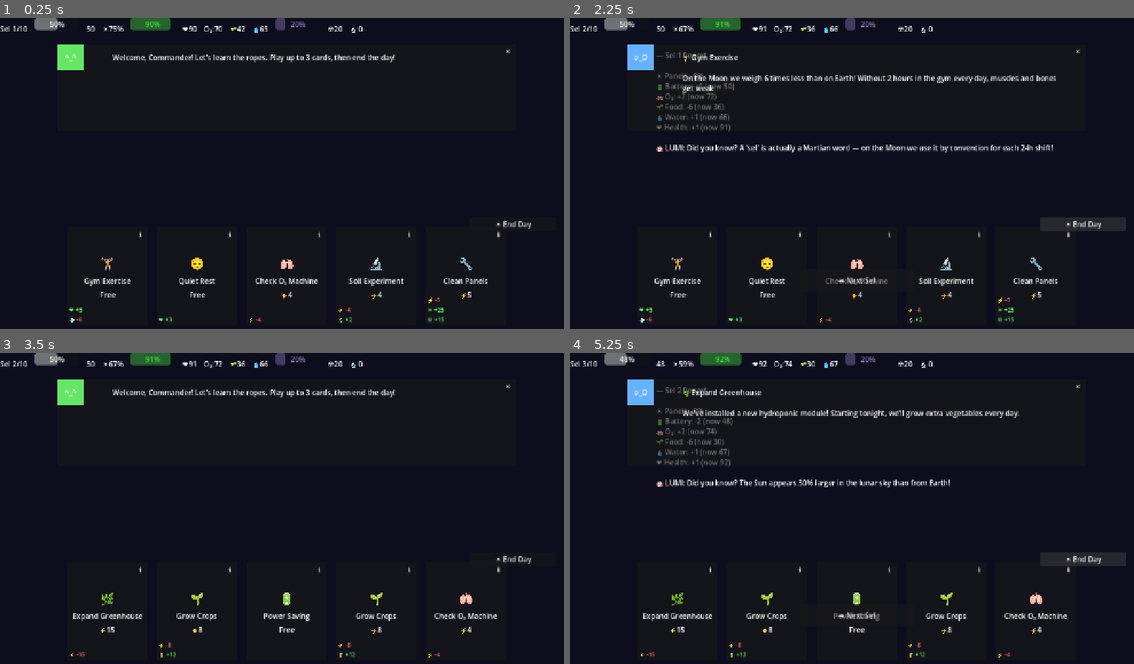
Above: before the commit, frames 1-4 (two rows, left to right).
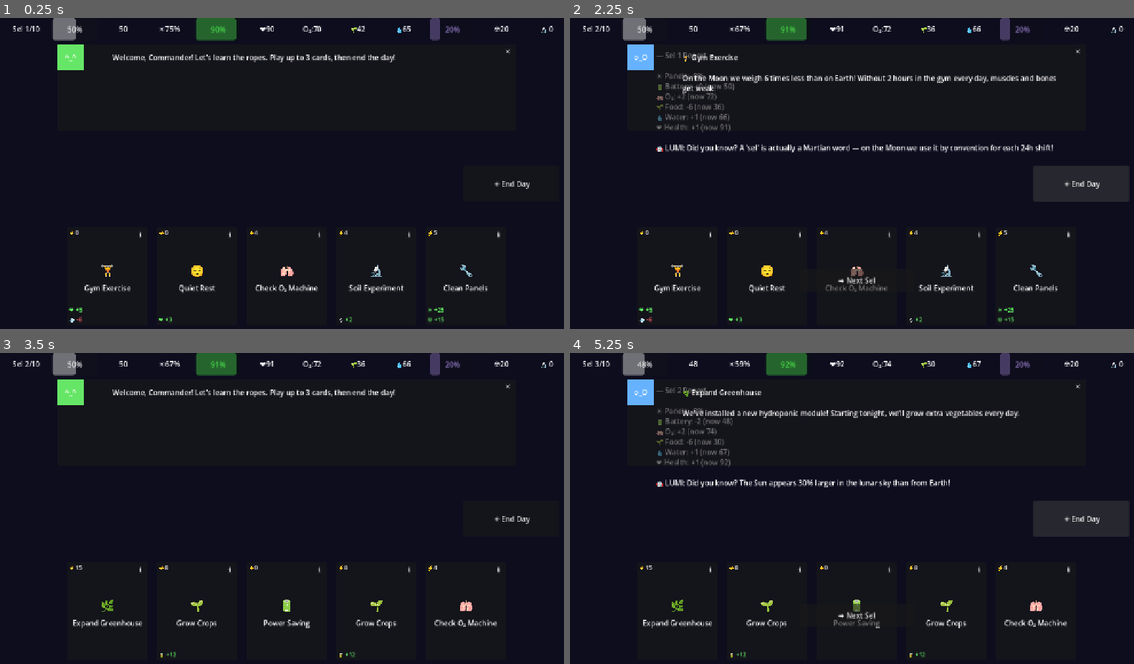
Above: after the commit, the same moments.

Repository: SadAlexa/2026-NASA-Challenge-Junior-Astronaut-Mission-Trainer
Game: Godot game, scene res://main.tscn
Same seed, same stepped clock (60 frames per second), same inputs: the game is played once before the commit and once after it.
Inputs:
- Up to frame 1 (0.25 s): no input
- Up to frame 2 (2.25 s): click "✕" at 0.5 s; click "ℹ️" at 1.25 s; click "☀️ End Day" at 2 s
- Up to frame 3 (3.5 s): click "➡️ Next Sel" at 2.75 s
- Up to frame 4 (5.25 s): click "✕" at 3.5 s; click "ℹ️" at 4.25 s; click "☀️ End Day" at 5 s

The runs differ from the first frame. In frame 1, 3.9% of the frame differs, in the area x 0-99%, y 0-98%; in frame 2, 6.1%; in frame 3, 4.0%; in frame 4, 6.2%.

Commit message:
fix: improve UI layout

Diff:
--- a/game/game/game.tscn
+++ b/game/game/game.tscn
@@ -1,18 +1,20 @@
-[gd_scene format=3]
-
-[ext_resource type="Script" path="res://game/game.gd" id="1_u5opy"]
-[ext_resource type="Script" path="res://game/card_system.gd" id="2_y36n6"]
-[ext_resource type="Script" path="res://game/event_system.gd" id="3_l8g03"]
-[ext_resource type="Script" path="res://game/night_phase.gd" id="4_j8tme"]
-[ext_resource type="Script" path="res://ui/hud.gd" id="5_3vho3"]
-[ext_resource type="Script" path="res://ui/lumi_box.gd" id="6_qf6n1"]
-[ext_resource type="Script" path="res://game/end_screen.gd" id="7_vsp63"]
+[gd_scene format=3 uid="uid://vbm7vx1hx5fv"]
+
+[ext_resource type="Script" uid="uid://x5pi7ximldkk" path="res://game/game.gd" id="1_u5opy"]
+[ext_resource type="Script" uid="uid://bs55hdbulec48" path="res://game/card_system.gd" id="2_y36n6"]
+[ext_resource type="Script" uid="uid://igxkamb4u23g" path="res://game/event_system.gd" id="3_l8g03"]
+[ext_resource type="Script" uid="uid://n0k1evjegxm1" path="res://game/night_phase.gd" id="4_j8tme"]
+[ext_resource type="Script" uid="uid://s4fqmb7dutnn" path="res://ui/hud.gd" id="5_3vho3"]
+[ext_resource type="Script" uid="uid://bd86ur3worq87" path="res://ui/lumi_box.gd" id="6_qf6n1"]
+[ext_resource type="Script" uid="uid://c8wu1a0hrjx4a" path="res://game/end_screen.gd" id="7_vsp63"]
 
 [node name="root" type="Control" unique_id=1262097159]
 layout_mode = 3
-anchors_preset = 0
-anchor_right = 1.0
-anchor_bottom = 1.0
+anchors_preset = 15
+anchor_right = 1.0
+anchor_bottom = 1.0
+grow_horizontal = 2
+grow_vertical = 2
 script = ExtResource("1_u5opy")
 
 [node name="Background" type="ColorRect" parent="." unique_id=945865754]
@@ -37,55 +39,106 @@
 anchors_preset = 10
 anchor_right = 1.0
 offset_bottom = 50.0
+size_flags_horizontal = 3
+size_flags_vertical = 3
 theme_override_constants/separation = 16
+alignment = 1
+
+[node name="PaddingRight" type="Panel" parent="HUD/TopBar" unique_id=343326239]
+layout_mode = 2
 
 [node name="SolCounter" type="Label" parent="HUD/TopBar" unique_id=256672365]
 layout_mode = 2
+size_flags_horizontal = 3
+size_flags_vertical = 1
 text = "Sel 1/30"
+horizontal_alignment = 1
+vertical_alignment = 1
 
 [node name="EnergyBar" type="ProgressBar" parent="HUD/TopBar" unique_id=1541084470]
 custom_minimum_size = Vector2(100, 20)
 layout_mode = 2
+size_flags_horizontal = 3
+size_flags_vertical = 1
 
 [node name="EnergyLabel" type="Label" parent="HUD/TopBar" unique_id=92411350]
 layout_mode = 2
+size_flags_horizontal = 3
+size_flags_vertical = 1
 text = "80"
+horizontal_alignment = 1
+vertical_alignment = 1
 
 [node name="PanelsLabel" type="Label" parent="HUD/TopBar" unique_id=598703685]
 layout_mode = 2
+size_flags_horizontal = 3
+size_flags_vertical = 1
 text = "☀️50%"
+horizontal_alignment = 1
+vertical_alignment = 1
 
 [node name="LifeBar" type="ProgressBar" parent="HUD/TopBar" unique_id=1615362076]
 custom_minimum_size = Vector2(100, 20)
 layout_mode = 2
+size_flags_horizontal = 3
+size_flags_vertical = 1
 
 [node name="HealthLabel" type="Label" parent="HUD/TopBar" unique_id=236206649]
 layout_mode = 2
+size_flags_horizontal = 3
+size_flags_vertical = 1
 text = "❤️100"
+horizontal_alignment = 1
+vertical_alignment = 1
 
 [node name="O2Mini" type="Label" parent="HUD/TopBar" unique_id=1342064243]
 layout_mode = 2
+size_flags_horizontal = 3
+size_flags_vertical = 1
 text = "O₂:80"
+horizontal_alignment = 1
+vertical_alignment = 1
 
 [node name="FoodMini" type="Label" parent="HUD/TopBar" unique_id=998817871]
 layout_mode = 2
+size_flags_horizontal = 3
+size_flags_vertical = 1
 text = "🌱60"
+horizontal_alignment = 1
+vertical_alignment = 1
 
 [node name="WaterMini" type="Label" parent="HUD/TopBar" unique_id=975274257]
 layout_mode = 2
+size_flags_horizontal = 3
+size_flags_vertical = 1
 text = "💧70"
+horizontal_alignment = 1
+vertical_alignment = 1
 
 [node name="RaysBar" type="ProgressBar" parent="HUD/TopBar" unique_id=1053285043]
 custom_minimum_size = Vector2(100, 20)
 layout_mode = 2
+size_flags_horizontal = 3
+size_flags_vertical = 1
 
 [node name="RaysLabel" type="Label" parent="HUD/TopBar" unique_id=176390473]
 layout_mode = 2
+size_flags_horizontal = 3
+size_flags_vertical = 1
 text = "☢️0"
+horizontal_alignment = 1
+vertical_alignment = 1
 
 [node name="ScienceBadge" type="Label" parent="HUD/TopBar" unique_id=613607317]
 layout_mode = 2
+size_flags_horizontal = 3
+size_flags_vertical = 1
 text = "🔬 0"
+horizontal_alignment = 1
+vertical_alignment = 1
+
+[node name="PaddingLeft" type="Panel" parent="HUD/TopBar" unique_id=240899189]
+layout_mode = 2
 
 [node name="LumiBox" type="Panel" parent="HUD" unique_id=342937078]
 visible = false
@@ -146,11 +199,15 @@
 alignment = 1
 
 [node name="EndDayButton" type="Button" parent="." unique_id=812156717]
-layout_mode = 0
-anchor_left = 0.82
-anchor_top = 0.62
-anchor_right = 0.97
-anchor_bottom = 0.65
+layout_mode = 1
+anchors_preset = -1
+anchor_left = 0.75600004
+anchor_right = 1.0
+anchor_bottom = 1.0
+offset_left = 67.31995
+offset_top = 331.0
+offset_right = -31.599976
+offset_bottom = -308.6
 text = "☀️ End Day"
 
 [node name="ReportOverlay" type="Control" parent="." unique_id=1049696898]
--- a/game/ui/card_button.gd
+++ b/game/ui/card_button.gd
@@ -12,6 +12,7 @@
 var info_btn: Button
 var effects_box: VBoxContainer
 var _effect_labels: Array = []
+var cost_label_top: Label
 
 
 const EFFECT_ICONS: Dictionary = {
@@ -30,6 +31,7 @@
 	gui_input.connect(_on_gui_input)
 	_create_info_button()
 	_create_effects_area()
+	_create_cost_label()
 
 
 func _create_info_button() -> void:
@@ -47,6 +49,19 @@
 	info_btn.offset_bottom = 30.0
 	info_btn.pressed.connect(_on_info_pressed)
 	add_child(info_btn)
+
+
+func _create_cost_label() -> void:
+	cost_label_top = Label.new()
+	cost_label_top.name = "CostLabelTop"
+	cost_label_top.add_theme_font_size_override("font_size", 14)
+	cost_label_top.offset_left = 4.0
+	cost_label_top.offset_top = 2.0
+	cost_label_top.offset_right = 50.0
+	cost_label_top.offset_bottom = 22.0
+	add_child(cost_label_top)
+	# Hide the original in VBox
+	cost_label.visible = false
 
 
 func _create_effects_area() -> void:
@@ -69,10 +84,7 @@
 	name_label.text = card.get("name", "?")
 
 	var cost = card.get("cost_battery", 0)
-	if cost > 0:
-		cost_label.text = "⚡%d" % cost
-	else:
-		cost_label.text = "Free"
+	cost_label_top.text = "⚡%d" % cost
 
 	_update_effects()
 	_update_lock()
@@ -85,11 +97,6 @@
 	_effect_labels.clear()
 
 	var effects: Dictionary = card_data.get("effects", {})
-
-	# Add battery cost as an effect if > 0
-	var cost = card_data.get("cost_battery", 0)
-	if cost > 0:
-		_add_effect_label("⚡", -cost)
 
 	for key in effects:
 		var val = effects[key]
Not shown, added: game/ui/hud.gd.uid
